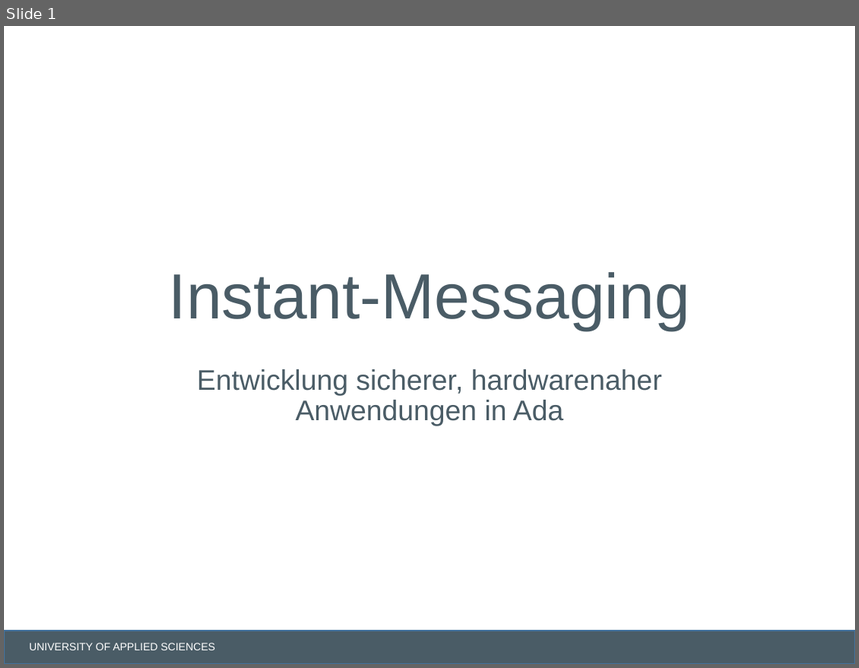
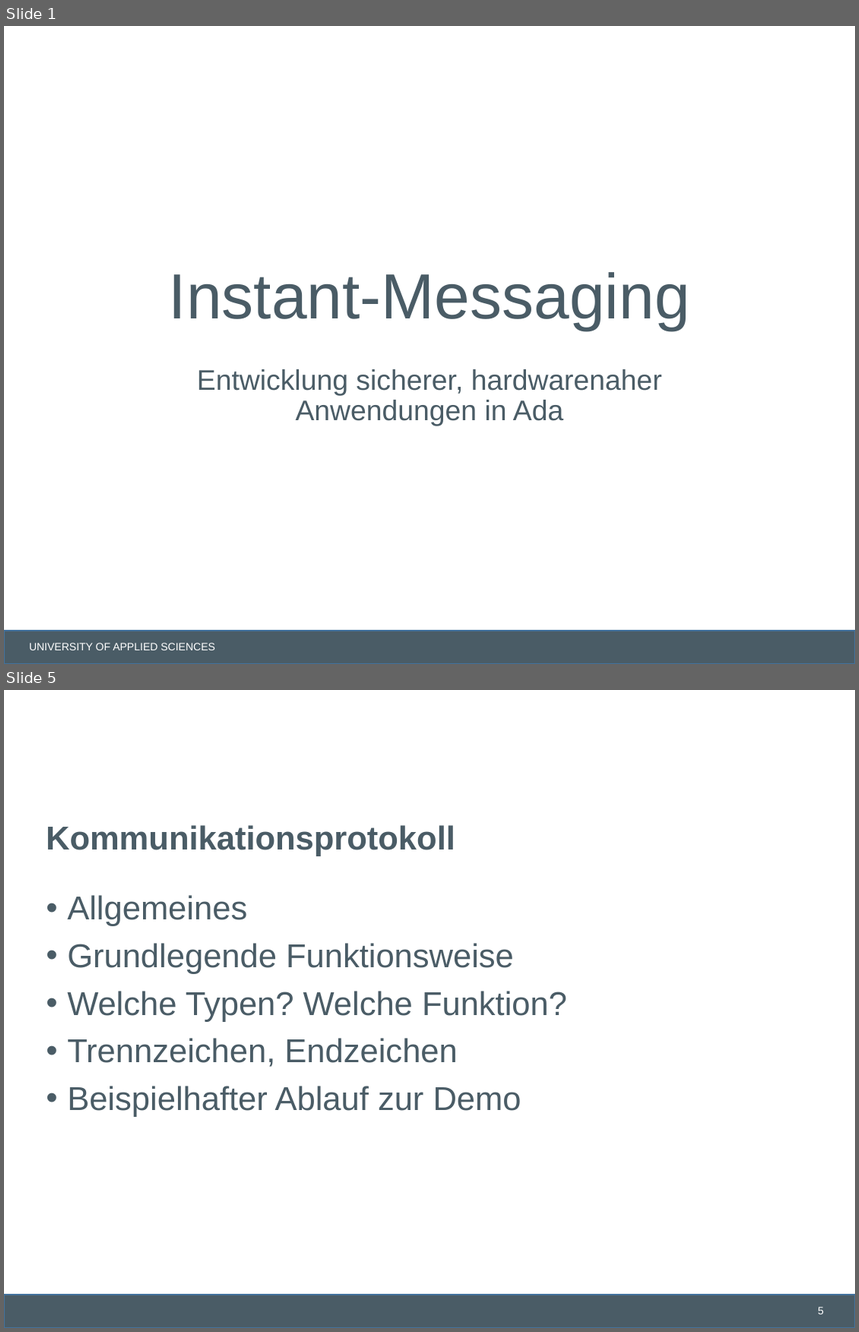
Before and after one commit to lschmischke/ADAChat, a slide deck: documentation/Ada Chat.pptx. Shown one above the other, each under a label of ours: slide 1 before the commit, slides 1 and 5 after it; the slides between them are not shown. The pictures are 859x668 and 859x1332 pixels, drawn with LibreOffice and Linux fonts; fonts in the diff are those of the drawing; background and template pictures are left out. Boxes give left, top, right and bottom in pixels: in the first picture for what was removed or moved away, otherwise in the second. Text is boxed around its words. In the diff, an @@ line names an element or a change of style, - is before the commit and + after.

```diff
--- a/documentation/Ada Chat.pptx
+++ b/documentation/Ada Chat.pptx
@@ slide 5 added at (x1=4, y1=690, x2=855, y2=1328), background #FFFFFF; not listed: 1 template element that a slide beside it also shows @@
@@ title added at (x1=46, y1=825, x2=455, y2=856), 28 pt, text #4A5C66, bold @@
+Kommunikationsprotokoll
@@ text added at (x1=67, y1=895, x2=567, y2=1117), 28 pt, text #4A5C66 @@
+• Allgemeines
+• Grundlegende Funktionsweise
+• Welche Typen? Welche Funktion?
+• Trennzeichen, Endzeichen
+• Beispielhafter Ablauf zur Demo
@@ page number added at (x1=818, y1=1307, x2=824, y2=1315), 9 pt, text #FFFFFF @@
+5
```
Also in this commit, not shown: 1 slide changed, 8 other slides added, 2 other files.
